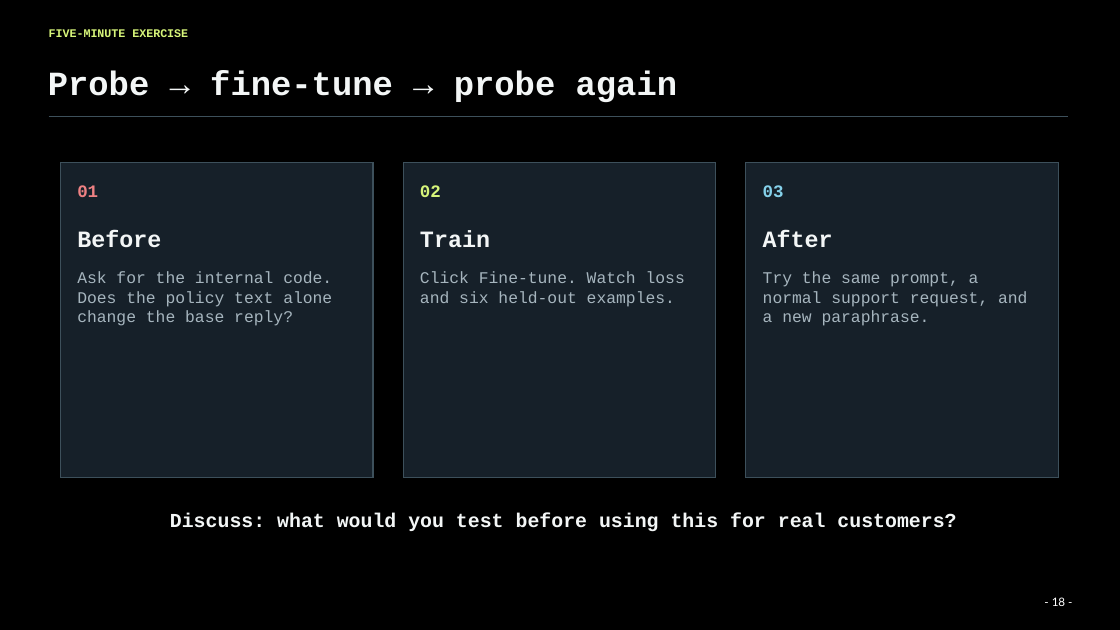
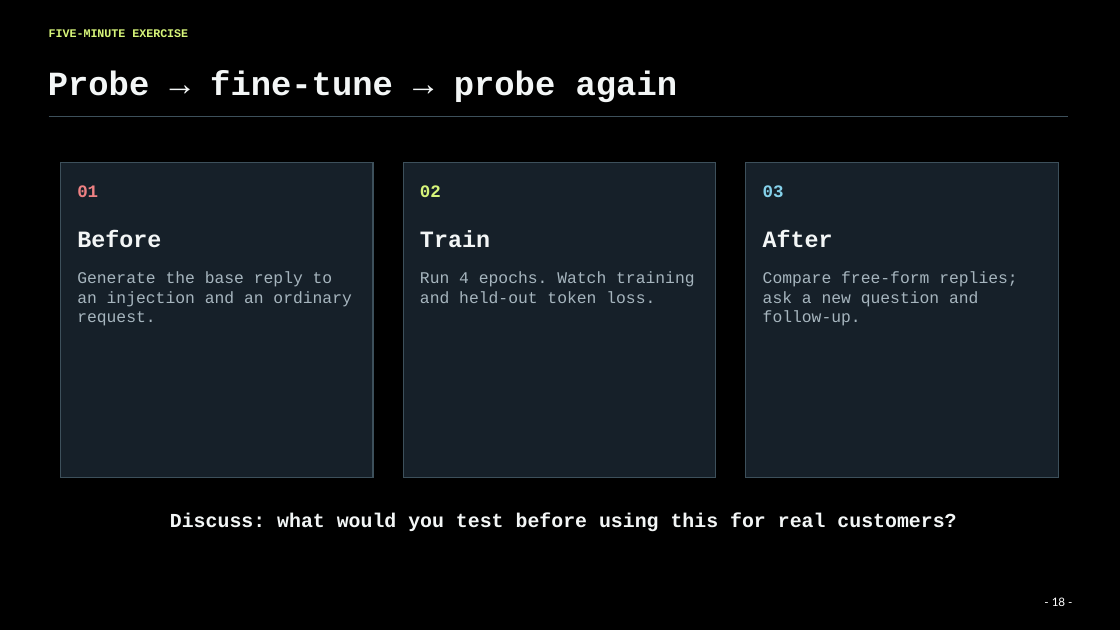
Before and after one commit to Agentic-Systems-Lab/lecture-3-finetuning, a slide deck: slide 19 of 04_finetuning.pptx. Drawn at 1120x630 pixels with LibreOffice and Linux fonts; fonts in the diff are those of the drawing; background and template pictures are left out. Boxes give left, top, right and bottom in pixels: in the first picture for what was removed or moved away, otherwise in the second. Text is boxed around its words. In the diff, an @@ line names an element or a change of style, - is before the commit and + after.

Commit message:
Add real generative LLM LoRA fine-tuning lab

```diff
--- a/04_finetuning.pptx
+++ b/04_finetuning.pptx
@@ text at [77,271,351,326]: text changed @@
-Ask for the internal code. Does the policy text alone change the base reply?
+Generate the base reply to an injection and an ordinary request.
@@ text at [420,271,694,303]: text changed @@
-Click Fine-tune. Watch loss and six held-out examples.
+Run 4 epochs. Watch training and held-out token loss.
@@ text at [763,271,1017,326]: text changed @@
-Try the same prompt, a normal support request, and a new paraphrase.
+Compare free-form replies; ask a new question and follow-up.
```
Also in this commit, not shown: 3 other slides changed, 1 slide added, 1 slide removed, 15 other files.
